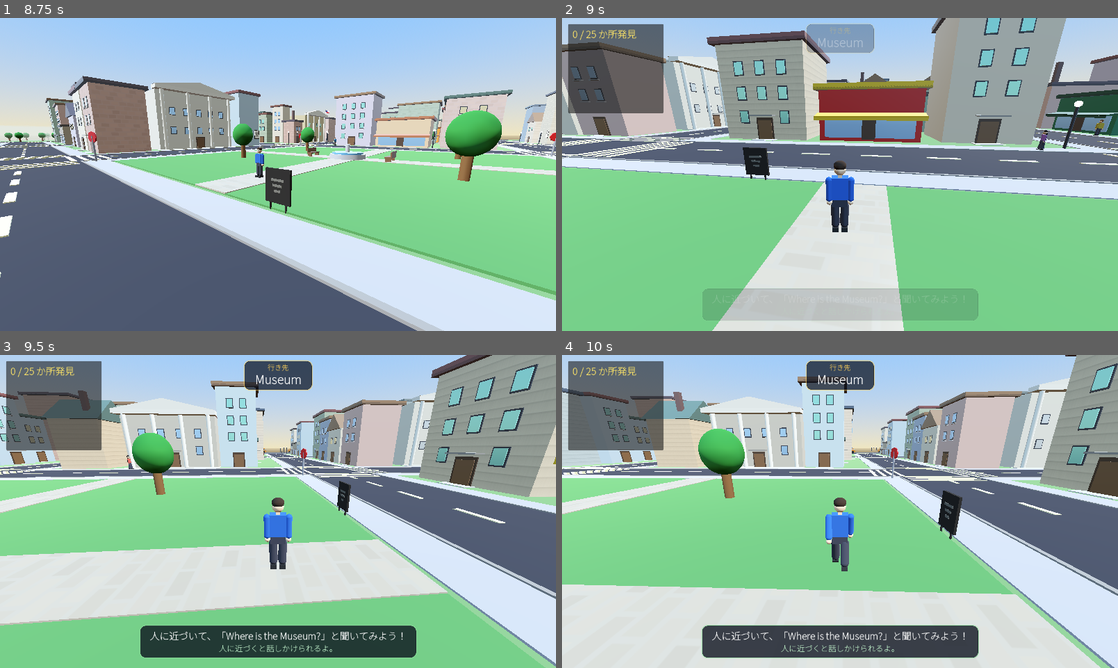
Above: before the commit, frames 1-4 (two rows, left to right).
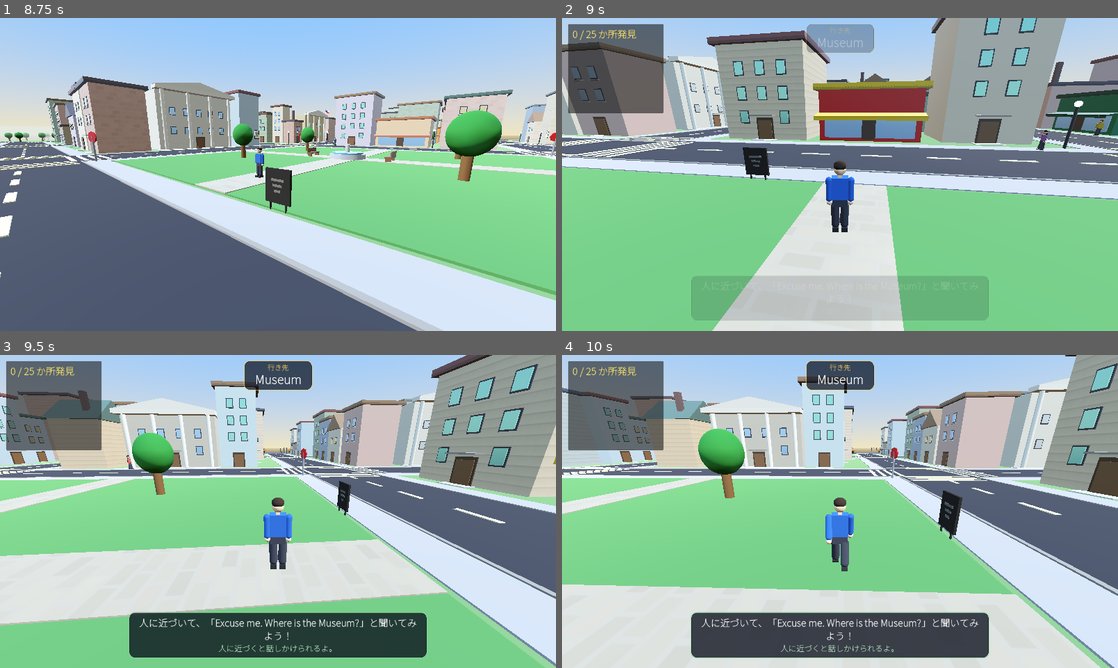
Above: after the commit, the same moments.

Repository: nolancasama/3d-town-directions
Game: Godot game, scene res://Main.tscn
Same seed, same stepped clock (60 frames per second), same inputs: the game is played once before the commit and once after it.
Inputs:
- Up to frame 1 (8.75 s): tap Enter (ui_accept) at 0.5, 0.77, 1.52, 3.02, 3.77, 4.52, 6.02, 6.77, 7.52 s; hold D (turn_right) 0.53-1.28 s; tap E (interact) every 2.25 s from 0.6 to 7.35 s; hold S (move_back) 1.28-2.03 s; tap Space every 2.25 s from 1.35 to 8.1 s; hold D (turn_right) 2.03-2.78 s; tap Keypad Enter at 2.1, 4.35, 6.6 s; hold W (move_forward) 2.78-3.53 s; hold A (turn_left) 3.53-5.03 s; hold S (move_back) 5.03-5.78 s; hold D (turn_right) 5.78-6.53 s; hold W (move_forward) 6.53-7.28 s; hold D (turn_right) 7.28-8.03 s; hold S (move_back) from 8.03 s (still down)
- Up to frame 2 (9 s): tap Enter (ui_accept) at 8.75 s; release S (move_back) at 8.78 s; hold A (turn_left) from 8.78 s (still down); tap Keypad Enter at 8.85 s
- Up to frame 3 (9.5 s): keep holding A (turn_left); tap Enter (ui_accept) at 9.02 s
- Up to frame 4 (10 s): release A (turn_left) at 9.53 s; hold W (move_forward) from 9.53 s (still down); tap E (interact) at 9.6 s; tap Enter (ui_accept) at 9.77 s

Frame 1 is identical in both runs. In frame 2, 2.4% of the frame differs, in the area x 23-77%, y 82-97%; in frame 3, 3.3%; in frame 4, 3.4%.

Commit message:
Tutorial hint: lead with "Excuse me." to match the real conversation
"Excuse me" is the attention-getter that opens the exchange -- the NPC only
answers "Yes?" after hearing it -- so the hint now models the full turn:
「Excuse me. Where is the Museum?」

The longer sentence would have stretched the notice past the window edges
with a long place name, so both hint lines now wrap inside a 640px cap.

Co-Authored-By: Claude Opus 5 <noreply@anthropic.com>

Diff:
--- a/scripts/DestinationDirector.gd
+++ b/scripts/DestinationDirector.gd
@@ -48,7 +48,7 @@
 
 # Shown once, after the very first destination is chosen, to teach the loop:
 # choose a place -> walk up to a townsperson -> ask -> follow the directions.
-const TUTORIAL_LINE_1 := "人に近づいて、「Where is %s?」と聞いてみよう！"
+const TUTORIAL_LINE_1 := "人に近づいて、「Excuse me. Where is %s?」と聞いてみよう！"
 const TUTORIAL_LINE_2 := "人に近づくと話しかけられるよ。"
 const RECENT_OFFER_LIMIT := 2
 const NORMAL_TRIPS_AFTER_NEED := 2
--- a/scripts/DialogueManager.gd
+++ b/scripts/DialogueManager.gd
@@ -69,6 +69,7 @@
 const DEST_CARD_TOP := 12.0
 const ELAPSED_TOP := 94.0
 const DEST_FADE_SECONDS := 0.18
+const TUTORIAL_WIDTH := 640.0
 
 # --- Pre-recorded NPC voice clips -------------------------------------------
 # Each fixed NPC line maps to an audio file slug in res://assets/voice/. When a
@@ -351,6 +352,11 @@
 
 	_tutorial_line1 = Label.new()
 	_tutorial_line1.horizontal_alignment = HORIZONTAL_ALIGNMENT_CENTER
+	# Capped width + wrapping: with the English sentence inline, a long place
+	# name ("Excuse me. Where is the Convenience Store?") would otherwise stretch
+	# the notice past the edges of a smaller window.
+	_tutorial_line1.custom_minimum_size = Vector2(TUTORIAL_WIDTH, 0)
+	_tutorial_line1.autowrap_mode = TextServer.AUTOWRAP_WORD_SMART
 	_tutorial_line1.add_theme_font_size_override("font_size", 22)
 	_tutorial_line1.add_theme_color_override("font_color", Color(1, 1, 1))
 	if _jp_font:
@@ -359,6 +365,7 @@
 
 	_tutorial_line2 = Label.new()
 	_tutorial_line2.horizontal_alignment = HORIZONTAL_ALIGNMENT_CENTER
+	_tutorial_line2.autowrap_mode = TextServer.AUTOWRAP_WORD_SMART
 	_tutorial_line2.add_theme_font_size_override("font_size", 18)
 	_tutorial_line2.add_theme_color_override("font_color", Color(0.72, 0.90, 0.76))
 	if _jp_font:
